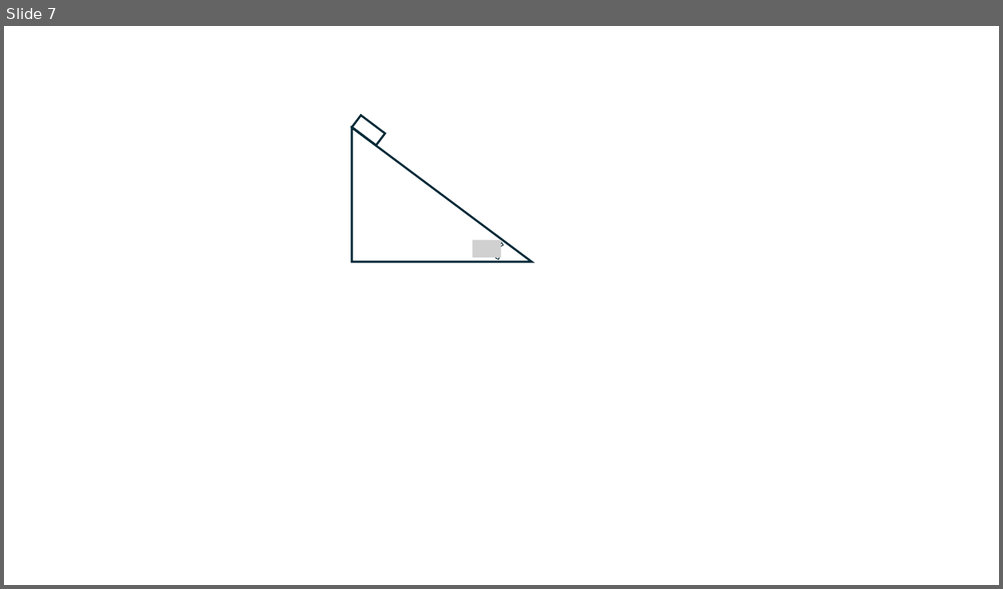
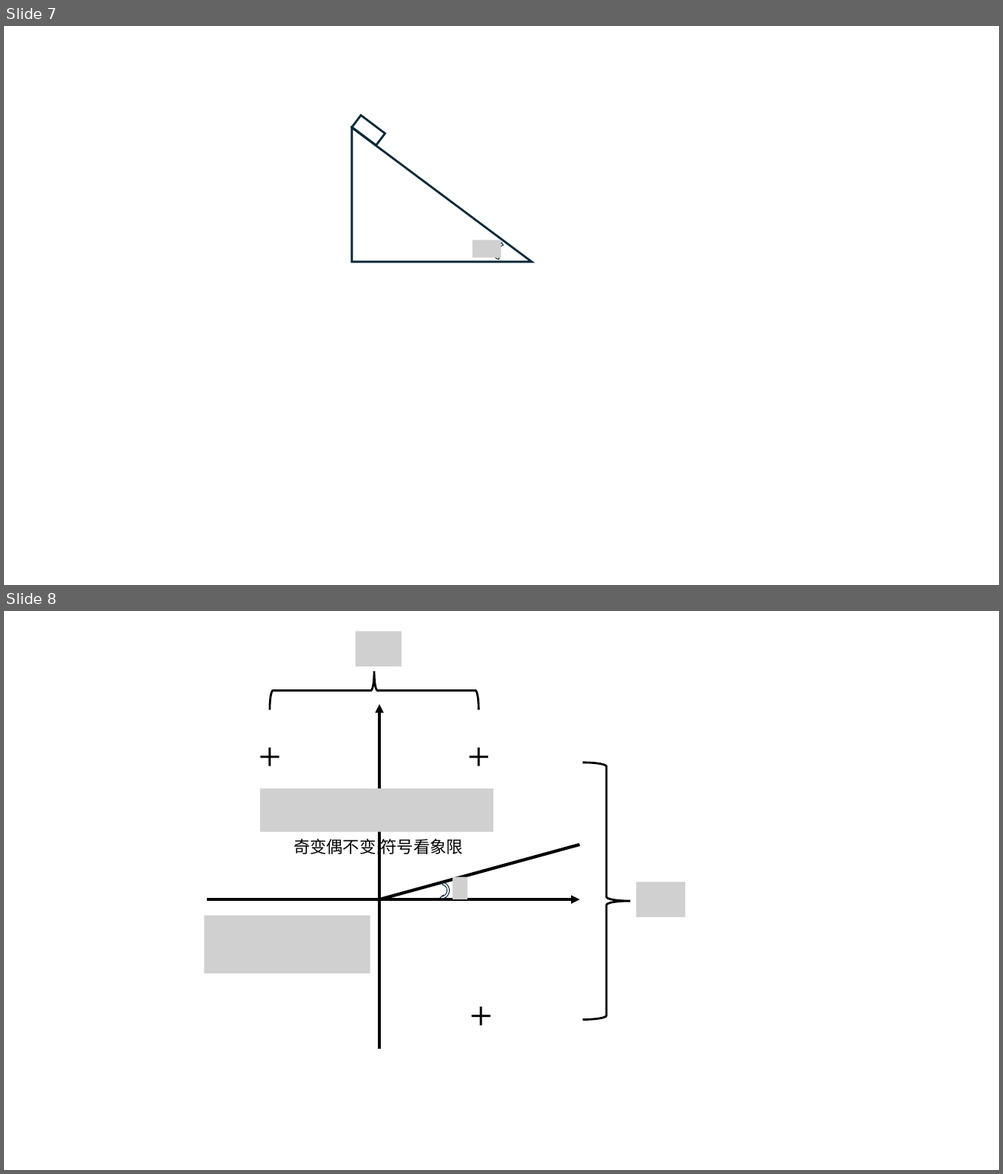
Before and after one commit to Richardxm2062/HS-Physics, a slide deck: Teacher/选修3-1/pictures/pictures.pptx. Shown one above the other, each under a label of ours: slide 7 before the commit, slides 7 and 8 after it. The pictures are 1003x589 and 1003x1174 pixels, drawn with LibreOffice and Linux fonts; fonts in the diff are those of the drawing; grey boxes stand for pictures. Boxes give left, top, right and bottom in pixels: in the first picture for what was removed or moved away, otherwise in the second. Text is boxed around its words. In the diff, an @@ line names an element or a change of style, - is before the commit and + after.

```diff
--- a/Teacher/选修3-1/pictures/pictures.pptx
+++ b/Teacher/选修3-1/pictures/pictures.pptx
@@ slide 8 added at [4,611,999,1170], background #FFFFFF @@
@@ group added at [204,631,686,1049]: 6 rectangles, 5 pictures, 2 arrows, 2 right braces, 1 line, 1 circular arrow, 1 text @@
+奇变偶不变;符号看象限
```
Also in this commit, not shown: 5 other files.
